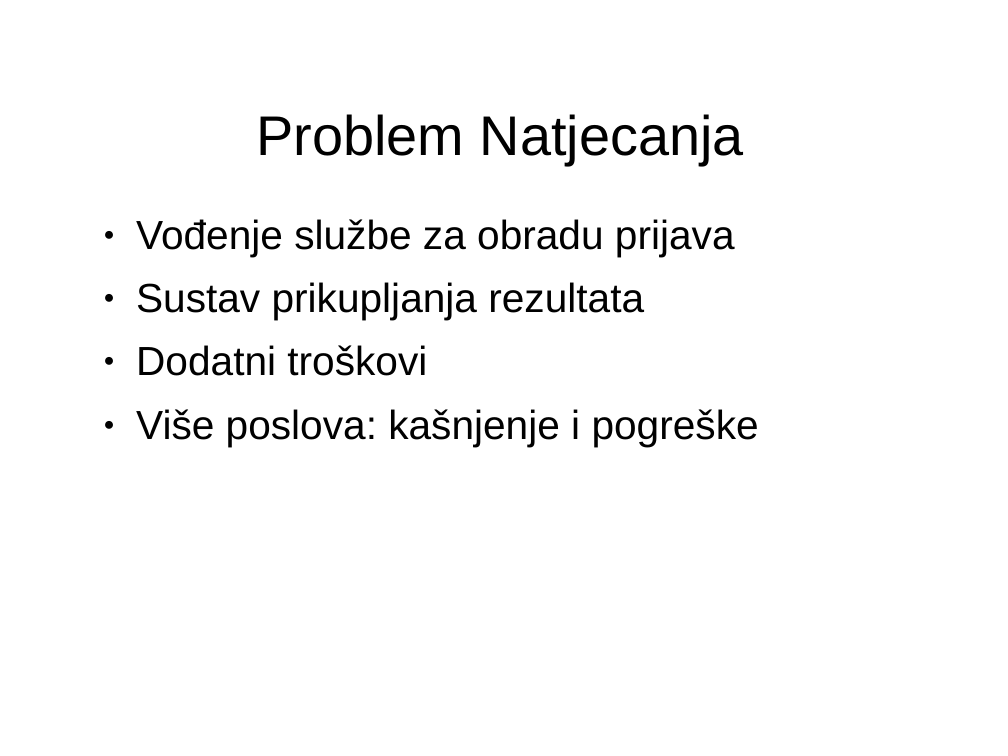
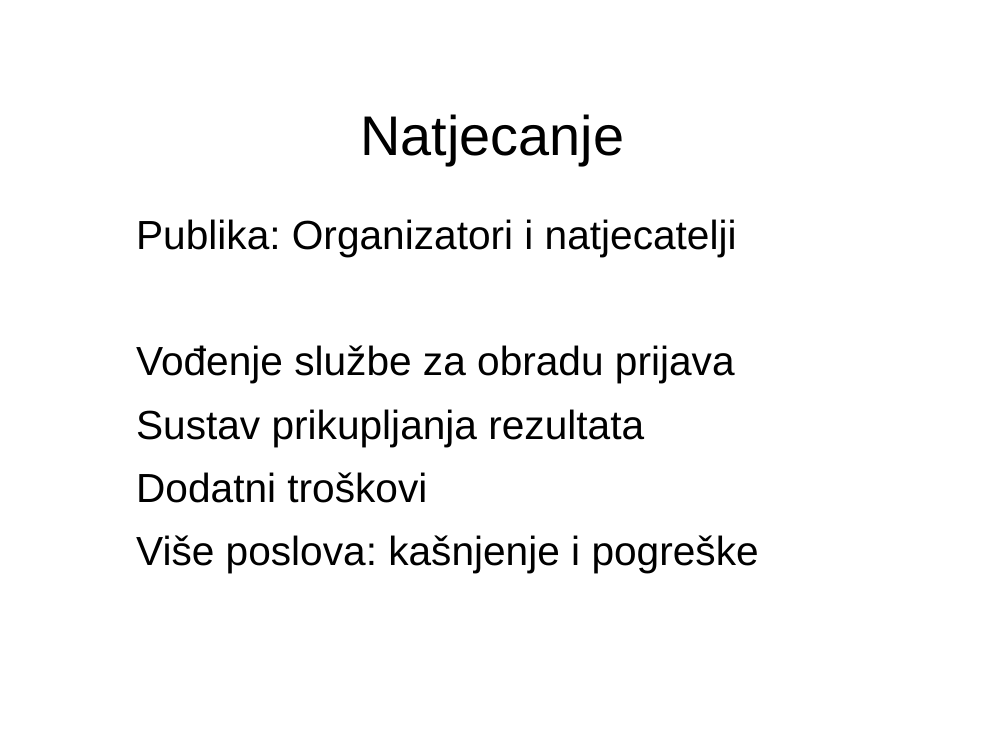
Before and after one commit to vidra74/Futura, a slide deck: slide 2 of Futura_StartUp.odp. Drawn at 1008x756 pixels with LibreOffice and Linux fonts; fonts in the diff are those of the drawing; background and template pictures are left out. Boxes give left, top, right and bottom in pixels: in the first picture for what was removed or moved away, otherwise in the second. Text is boxed around its words. In the diff, an @@ line names an element or a change of style, - is before the commit and + after.

```diff
--- a/Futura_StartUp.odp
+++ b/Futura_StartUp.odp
@@ title at [360,114,624,165]: text changed @@
-Problem Natjecanja
+Natjecanje
@@ text at [136,219,737,256]: paragraph added @@
+Publika: Organizatori i natjecatelji
@@ text at [136,345,759,573]: bullet ● to none @@
```
Also in this commit, not shown: 5 other slides changed, 3 other files.
